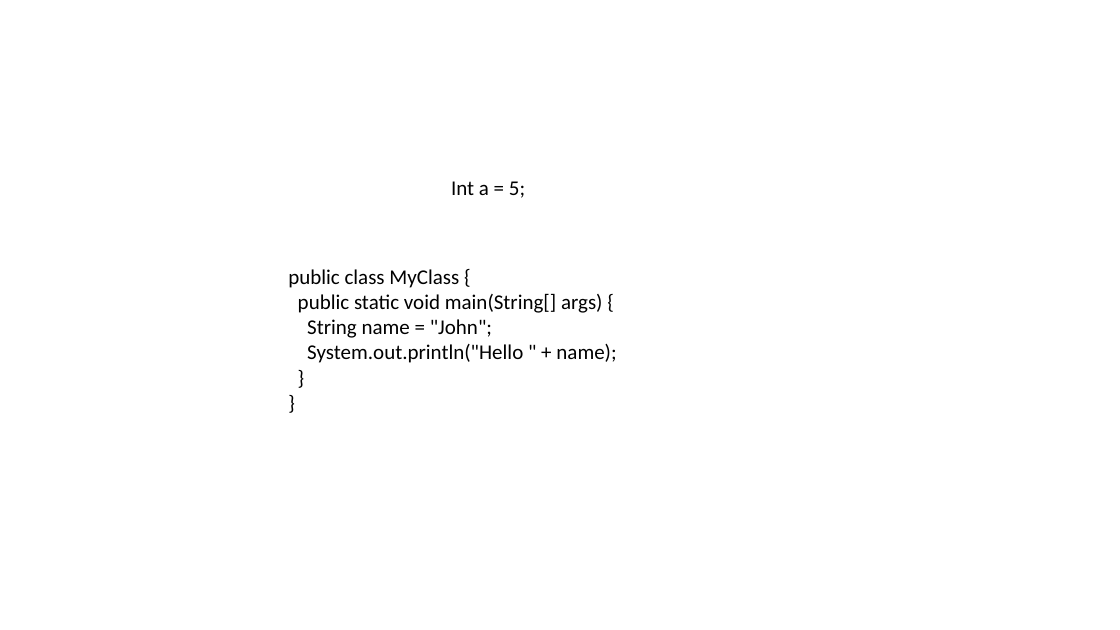
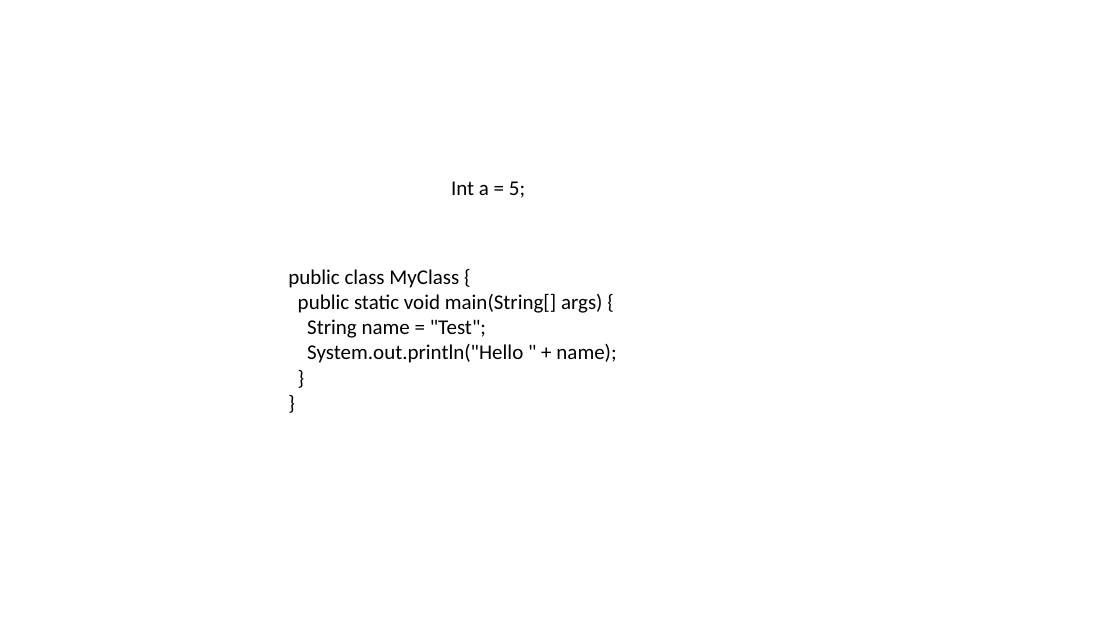
Before and after one commit to MarcusRiemer/powerpoint-source-code-format, a slide deck: slide 1 of pp-source-format/test-documents/single.pptx. Drawn at 1120x630 pixels with LibreOffice and Linux fonts; fonts in the diff are those of the drawing. Boxes give left, top, right and bottom in pixels: in the first picture for what was removed or moved away, otherwise in the second. Text is boxed around its words. In the diff, an @@ line names an element or a change of style, - is before the commit and + after.

```diff
--- a/pp-source-format/test-documents/single.pptx
+++ b/pp-source-format/test-documents/single.pptx
@@ text at (307,319,486,338): text changed @@
-String name = "John";
+String name = "Test";
```
Also in this commit, not shown: 4 other files.
